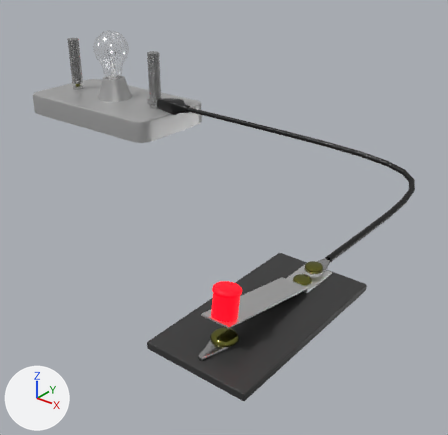
The glTF model client/public/models/6-2-3/Light1-notConnected.glb: old version first, new version second.
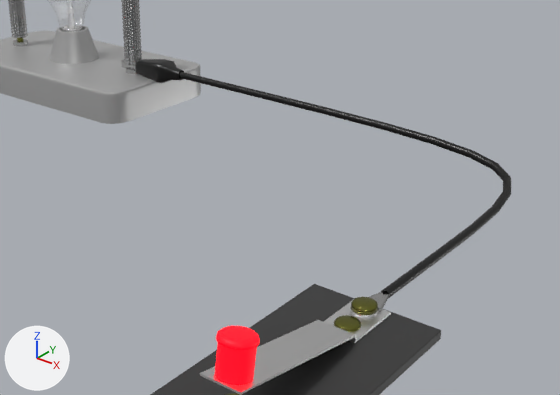
There are two pictures of each version: one whole from a 50 mm camera at (6.97, -4.02, 2.69) aimed at (3.12, 0.79, -0.3), one close up on the part from 14% to 100% of the width and 13% to 76% of the height. Arrows for +X, +Y and +Z are at lower left; the lights stay in place. The first two pictures are the older version. Where no turn or scale is listed for an object, it has been applied to the vertices.

The first close-up shows 'BézierCurve', 'Light_bulb_body', 'Object_5', 'Switch', 'pCube14'.
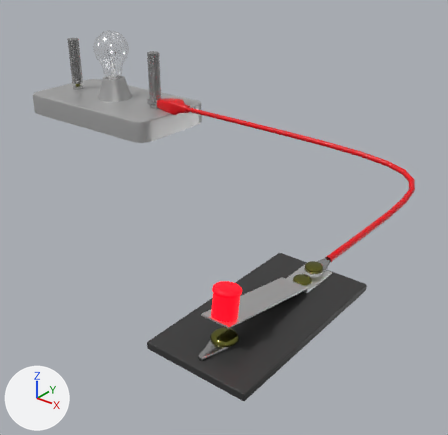
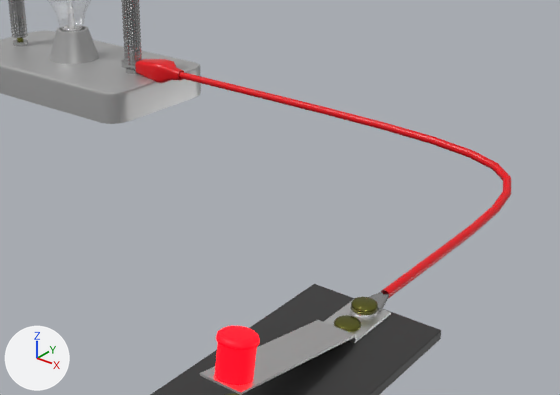
Boxes (x1, y1, x2, y2) around the edits, measured in the close-ups (560 x 395 px):
'BézierCurve', recoloured: (178, 72, 511, 298) in both
'pCube14', recoloured (black to red): (132, 59, 184, 83) in both

The change, as a list of edits to the scene's bpy script:
```text
Change mat_material_029:
    mat_material_029.base_color: (0.0, 0.0, 0.0) -> (0.799, 0.0, 0.00561)  # black #000000 -> red #e70011
```
